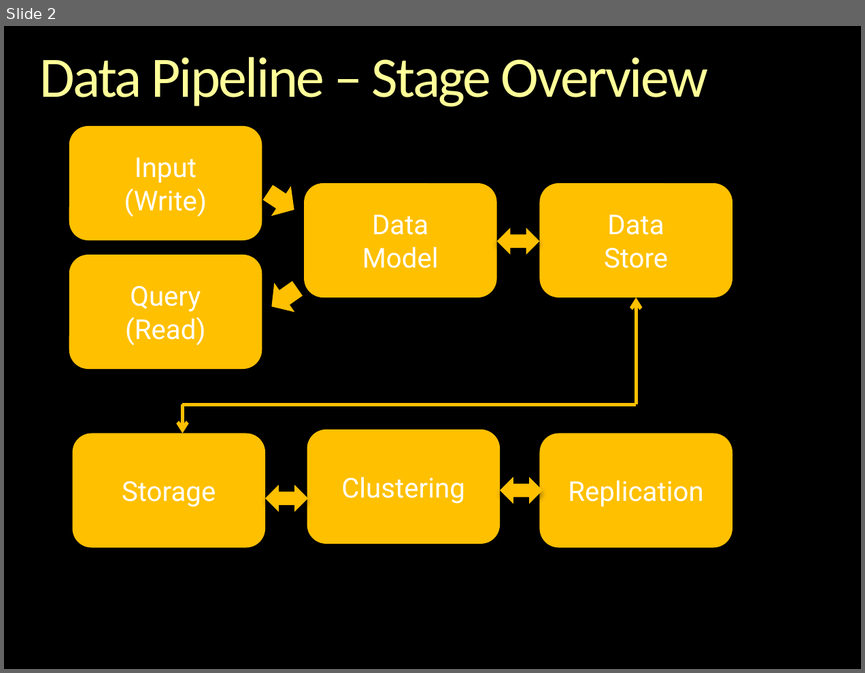
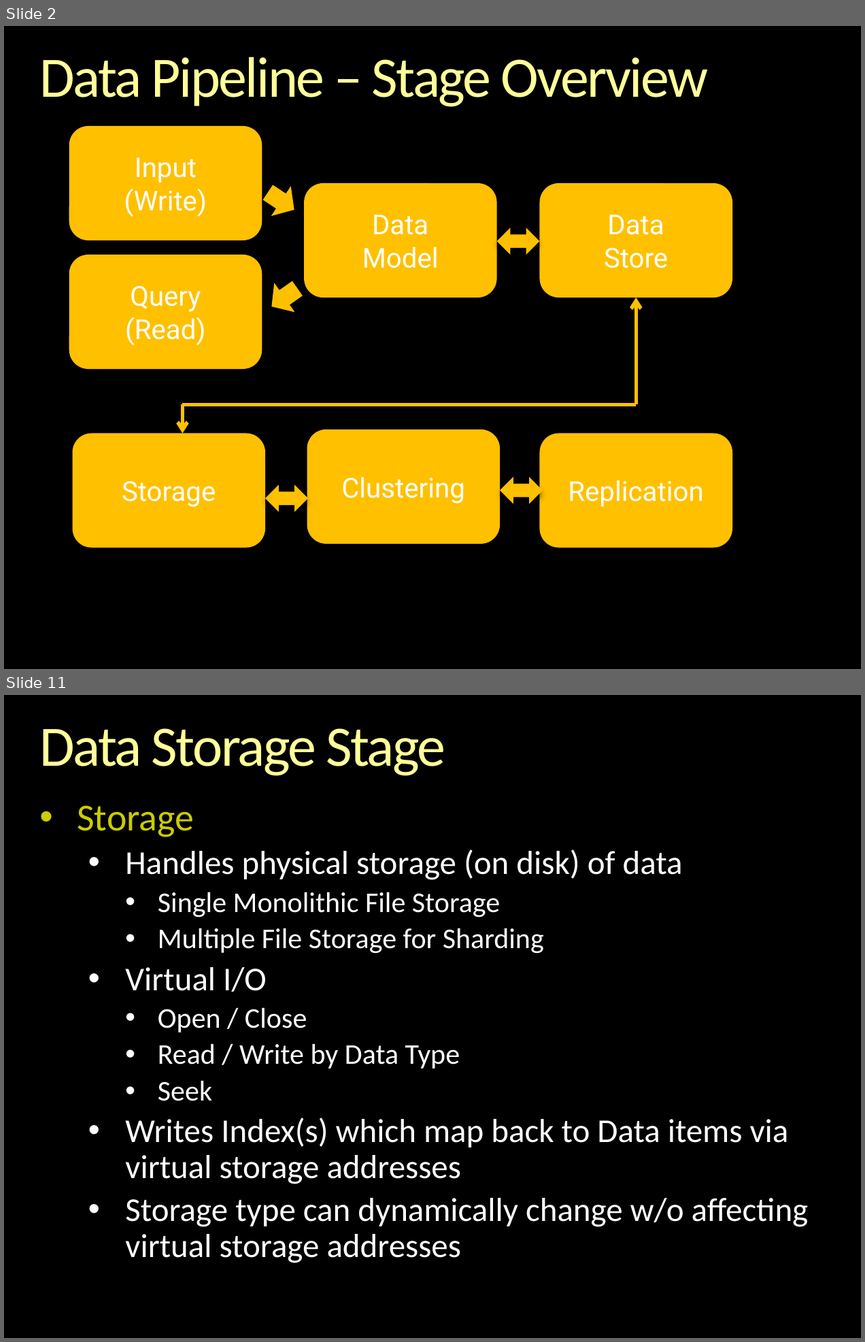
Before and after one commit to andrewferlitsch/epipog-nosql, a slide deck: specs/stages/Data Pipeline.pptx. Shown one above the other, each under a label of ours: slide 2 before the commit, slides 2 and 11 after it; the slides between them are not shown. The pictures are 865x673 and 865x1342 pixels, drawn with LibreOffice and Linux fonts; fonts in the diff are those of the drawing; background and template pictures are left out. Boxes give left, top, right and bottom in pixels: in the first picture for what was removed or moved away, otherwise in the second. Text is boxed around its words. In the diff, an @@ line names an element or a change of style, - is before the commit and + after.

```diff
--- a/specs/stages/Data Pipeline.pptx
+++ b/specs/stages/Data Pipeline.pptx
@@ slide 11 added at (4,695,861,1338), background picture (left out) @@
@@ title added at (39,728,445,776), 48 pt, text gradient #FFFFB9 to #FFFF99 to #F6AE1E @@
+Data Storage Stage
@@ text added at (77,805,808,1263), 28 pt, text #FFFFFF @@
+• Storage
+  • Handles physical storage (on disk) of data
+    • Single Monolithic File Storage
+    • Multiple File Storage for Sharding
+  • Virtual I/O
+    • Open / Close
+    • Read / Write by Data Type
+    • Seek
+  • Writes Index(s) which map back to Data items via virtual storage addresses
+  • Storage type can dynamically change w/o affecting virtual storage addresses
```
Also in this commit, not shown: 5 slides changed, 6 other slides added, 2 other files.
